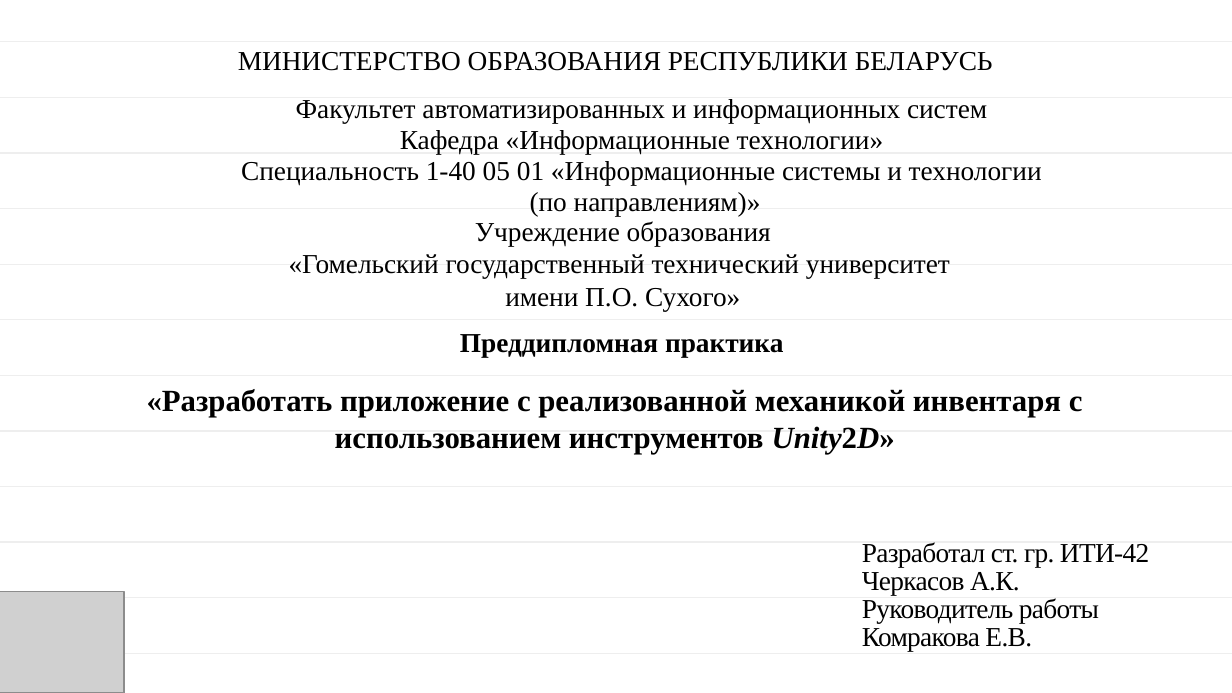
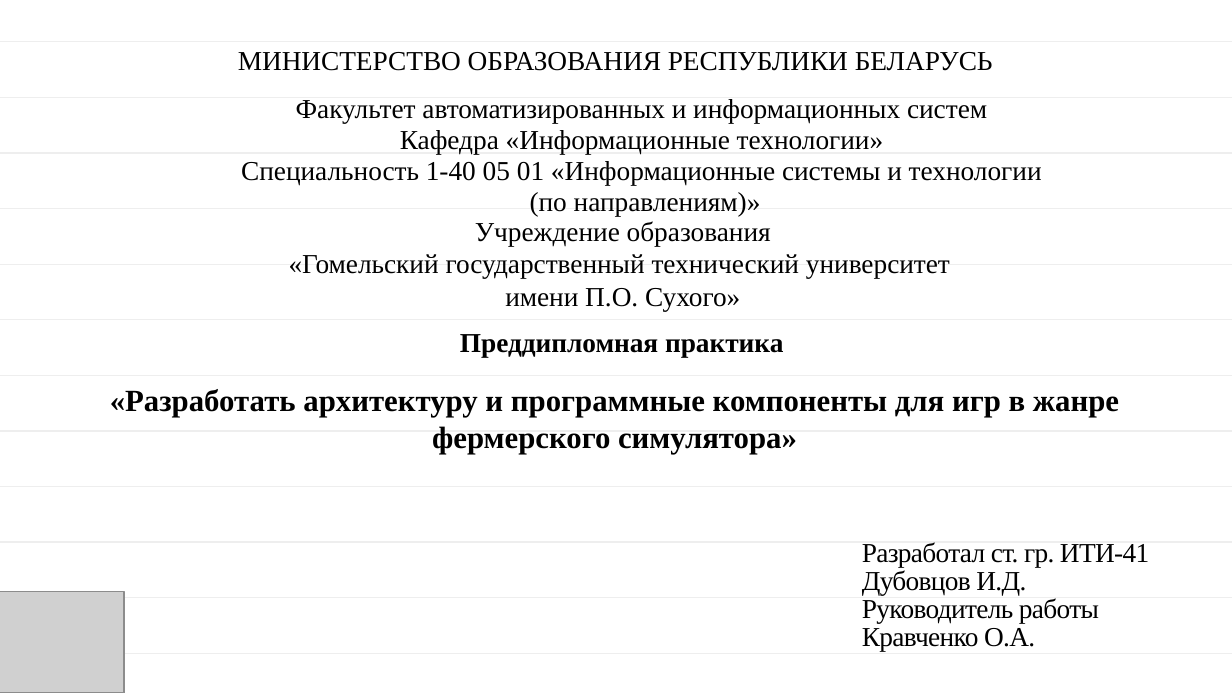
Before and after one commit to MAZUTA89/Farmer-s-Valley, a slide deck: slide 1 of ДипломДокументы/Преддипломная практика/Преддипломная практика/Презентация практика.pptx. Drawn at 1232x693 pixels with LibreOffice and Linux fonts; fonts in the diff are those of the drawing; grey boxes stand for pictures. Boxes give left, top, right and bottom in pixels: in the first picture for what was removed or moved away, otherwise in the second. Text is boxed around its words. In the diff, an @@ line names an element or a change of style, - is before the commit and + after.

```diff
--- a/ДипломДокументы/Преддипломная практика/Преддипломная практика/Презентация практика.pptx
+++ b/ДипломДокументы/Преддипломная практика/Преддипломная практика/Презентация практика.pptx
@@ text at [110,389,1119,454]: text changed @@
-«Разработать приложение с реализованной механикой инвентаря с использованием инструментов Unity2D»
+«Разработать архитектуру и программные компоненты для игр в жанре фермерского симулятора»
@@ text at [862,542,1149,595]: text changed @@
-Разработал ст. гр. ИТИ-42
-Черкасов А.К.
+Разработал ст. гр. ИТИ-41
+Дубовцов И.Д.
@@ text at [862,628,1035,651]: text changed @@
-Комракова Е.В.
+Кравченко О.А.
```
Also in this commit, not shown: 6 other slides changed, 14 other files.
